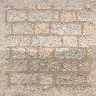
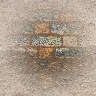
Before/after of a (96, 96) layered artwork. What changed in the layer stack:
added layer "Calque #1" above "Calque #2" over bbox(0, 0, 96, 96)
added layer "Calque #2" above "Presse-papiers #7" over bbox(0, 0, 96, 96)
added layer "Presse-papiers #7" above "Presse-papiers #6" over bbox(5, 5, 91, 91)
added layer "Presse-papiers #6" above "Presse-papiers #5" over bbox(5, 5, 91, 91)
added layer "Presse-papiers #5" above "Presse-papiers #4" over bbox(5, 5, 91, 91)
added layer "Presse-papiers #4" above "Presse-papiers #3" over bbox(5, 5, 91, 91)
added layer "Presse-papiers #3" above "Presse-papiers #2" over bbox(5, 5, 91, 91)
added layer "Presse-papiers #2" above "Presse-papiers #1" over bbox(5, 5, 91, 91)
"Presse-papiers #1": opacity 56% → 100% over bbox(5, 5, 91, 91)
removed layer "Presse-papiers" (was 82%) over bbox(5, 5, 91, 91)
removed layer "Calque Copié" over bbox(0, 0, 96, 96)
